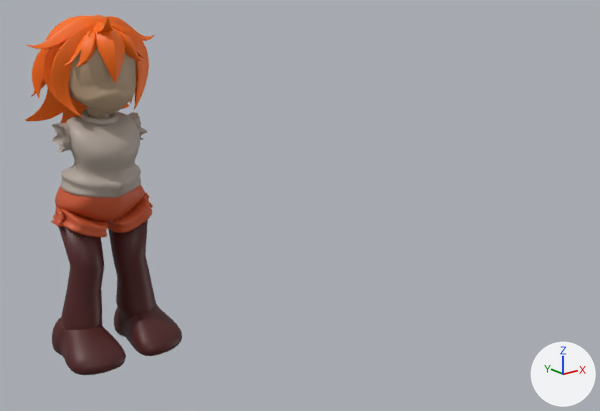
Renders of the Blender file Assets/Modelagens 3D/Modelagem_Personagens/Pandora Novo Modelo.blend from each side of a commit.
One viewpoint serves both versions: a 50 mm lens placed at (-1.78, -3.8, 2.17), pointed at (1.42, 0.21, 0.57). Every picture has the same lights, and +X, +Y and +Z are marked at lower right. The older version comes first.

Objects in the first picture: 'Cube', 'Cylinder', 'NurbsPath.004', 'Perna', 'manga short', 'rosto', 'short', 'torso' and 2 more.
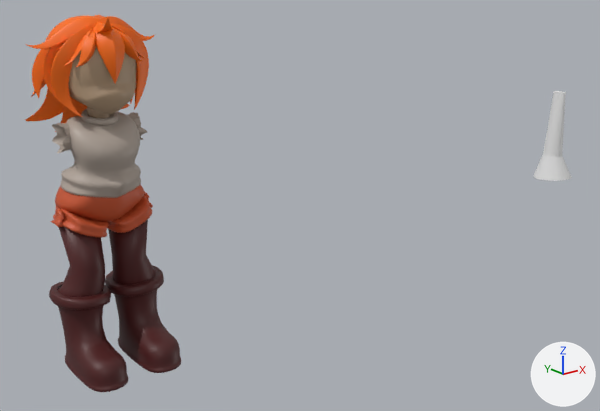
Commit message: Pandora Modelo Novo Update

Edits to the bpy script that builds the scene:
```text
Change me_cylinder_001:
    used by ob_perna; location = (0.12, 0.075, 0.653); scale = (0.0808, -0.101, 0.0889)
    remove me_cylinder_001.from_pydata(...)  # 160 vertices, 130 faces; spans x -1.07..2.1, y -1.34..1.3, z -5.68..1.96
    add me_cylinder_001.from_pydata(...)  # 160 vertices, 130 faces; spans x -1.08..2.01, y -1.24..1.3, z -4.77..1.96
    me_cylinder_001 part 1: 128 of 160 vertices moved; they spanned x -1.03..2.1, y -1.34..1.24, z -5.68..-0.81 and now span x -1.08..2.01, y -1.24..1.24, z -4.77..-0.81; mean shift (-0.06, 0.0, 0.71); largest move (1.67, 0.34, -4.01) -> (1.91, 0.36, -2.34)
Add me_cylinder_003:
    me_cylinder_003.from_pydata(...)  # 96 vertices, 66 faces; spans x -3.51..2.58, y -2.76..2.65, z -1.0..1.74
Add me_cube_002:
    me_cube_002.from_pydata(...)  # 54 vertices, 51 faces; spans x -1.78..1.78, y -2.21..1.2, z -0.99..1.88
    me_cube_002.polygons.foreach_set('use_smooth', [True] * 51)
    me_cube_002.materials.append(mat_perna_sapato)  # dark red #4f1c1c
Remove ob_cube:
    ob_cube = bpy.data.objects.new('Cube', me_cube_004)
    ob_cube.location = (0.181, 0.128, 0.158)
    ob_cube.scale = (0.162, 0.103, -0.101)
    _m = ob_cube.modifiers.new('Mirror', 'MIRROR')
    _m.mirror_object = ob_torso
Add ob_braço:
    ob_braço = bpy.data.objects.new('Braço', me_cylinder_003)
    ob_braço.location = (3.834, -0.017, 0.824)
    ob_braço.scale = (-0.0508, -0.0508, -0.257)
Add ob_bota:
    ob_bota = bpy.data.objects.new('Bota', me_cube_002)
    ob_bota.location = (0.158, 0.077, 0.167)
    ob_bota.scale = (0.0968, 0.165, 0.159)
    _m = ob_bota.modifiers.new('Subdivision', 'SUBSURF')
    _m.levels = 2
    _m = ob_bota.modifiers.new('Mirror', 'MIRROR')
    _m.mirror_object = ob_torso
```

Changed parts and their boxes [x1, y1, x2, y2] in the pictures (600 x 411 px):
'Bota', added (dark red): after [49, 265, 181, 392]
'Perna', reshaped: before [59, 219, 156, 330]; after [57, 219, 156, 297]
'Cube', deleted (dark red): before [52, 304, 182, 375]
'Braço', added: after [534, 91, 572, 181]
